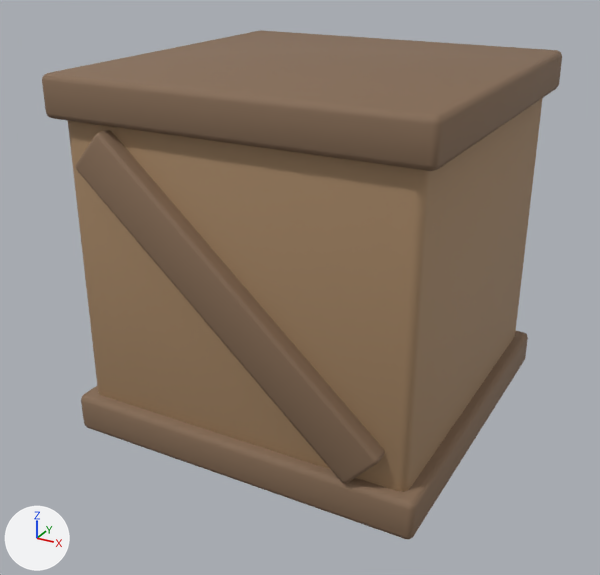
Two versions of the glTF model game/assets/models/batch1/crate.glb, one commit apart.
Before and after are seen from a 50 mm lens placed at (0.928, -1.803, 1.21), pointed at (-0.024, -0.071, 0.344). Arrows for +X, +Y and +Z are at lower left; the lights stay in place. The picture after the commit comes second. Where no turn or scale is listed for an object, it has been applied to the vertices. Vertices at exactly the same position are counted once.

The first picture shows 'CrateBody', 'DiagBrace', 'FrameBot', 'FrameTop'.
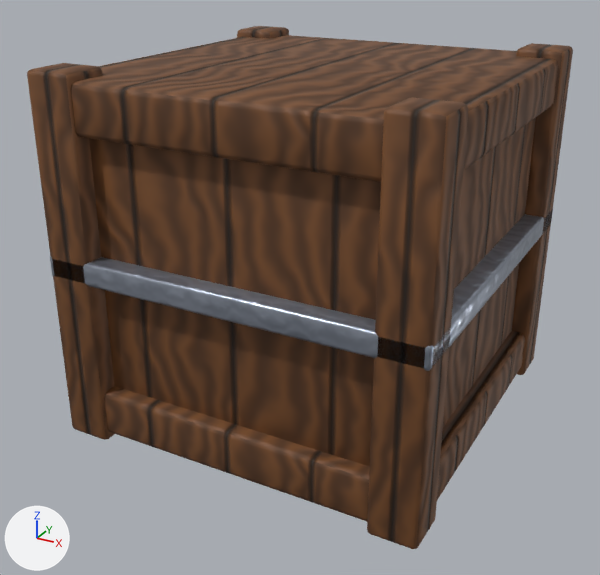
The change, as a list of edits to the scene's bpy script:
```text
Change mat_woodwarm:
    remove # nodes: BsdfPrincipled, OutputMaterial
    remove # colours: brown #a68665
    nodes: BsdfPrincipled, Mapping x3, Math, NormalMap, OutputMaterial, SeparateColor, TexImage x3, UVMap x3
    uses the picture img_aged_oak_albedo
    uses the picture img_aged_oak_normal
    uses the picture img_aged_oak_rough
Change mat_wooddark:
    remove # nodes: BsdfPrincipled, OutputMaterial
    remove # colours: brown #866c55
    nodes: BsdfPrincipled, Mapping x3, Math, NormalMap, OutputMaterial, SeparateColor, TexImage x3, UVMap x3
    uses the picture img_aged_oak_albedo
    uses the picture img_aged_oak_normal
    uses the picture img_aged_oak_rough
Add mat_irondark:
    mat_irondark = bpy.data.materials.new('IronDark')
    # uses the picture img_forged_steel_albedo
    # uses the picture img_forged_steel_normal
    # uses the picture img_forged_steel_rough
Change me_cube_001:
    remove me_cube_001.from_pydata(...)  # 56 vertices, 108 faces; spans x -0.46..0.46, y -0.46..0.46, z -0.05..0.05
    add me_cube_001.from_pydata(...)  # 56 vertices, 108 faces; spans x -0.47..0.47, y -0.47..0.47, z -0.06..0.06
    me_cube_001 part 1: 56 of 56 vertices moved; they spanned x -0.46..0.46, y -0.46..0.46, z -0.05..0.05 and now span x -0.47..0.47, y -0.47..0.47, z -0.06..0.06; mean shift (0.0, 0.0, 0.0)
Change ob_frametop:
    ob_frametop.location: (0.0, 0.0, 0.86) -> (0.0, 0.0, 0.84)
Remove ob_framebot:
    ob_framebot = bpy.data.objects.new('FrameBot', me_cube_002)
Remove ob_diagbrace:
    ob_diagbrace = bpy.data.objects.new('DiagBrace', me_cube_003)
Add ob_ironcorner:
    ob_ironcorner = bpy.data.objects.new('IronCorner', me_cube_008)  # 56 vertices, 108 faces; spans x -0.48..0.48, y -0.48..0.48, z -0.03..0.03
    ob_ironcorner.location = (0.0, 0.0, 0.46)
Add ob_post_003:
    ob_post_003 = bpy.data.objects.new('Post.003', me_cube_006)  # 56 vertices, 108 faces; spans x -0.06..0.06, y -0.06..0.06, z -0.46..0.46
    ob_post_003.location = (0.42, 0.42, 0.46)
Add ob_post_002:
    ob_post_002 = bpy.data.objects.new('Post.002', me_cube_006.copy())
    ob_post_002.location = (0.42, -0.42, 0.46)
Add ob_post_001:
    ob_post_001 = bpy.data.objects.new('Post.001', me_cube_006.copy())
    ob_post_001.location = (-0.42, 0.42, 0.46)
Add ob_post:
    ob_post = bpy.data.objects.new('Post', me_cube_006.copy())
    ob_post.location = (-0.42, -0.42, 0.46)
Add ob_craterim:
    ob_craterim = bpy.data.objects.new('CrateRim', me_cube_001_1)  # 56 vertices, 108 faces; spans x -0.47..0.47, y -0.47..0.47, z -0.06..0.06
    ob_craterim.location = (0.0, 0.0, 0.08)
```

Location of each change, [x1, y1, x2, y2] in pixels of the pictures (600 x 575 px):
'CrateBody', surface changed (darker): [89, 118, 536, 449] in both
'FrameTop', surface changed, reshaped, moved: before [42, 30, 562, 171]; after [71, 35, 558, 182]
'Post.002', added (brown): after [367, 97, 468, 549]
'DiagBrace', deleted (brown): before [75, 130, 385, 484]
'FrameBot', deleted (brown): before [81, 331, 528, 539]
'CrateRim', added (brown): after [104, 331, 525, 521]
'Post', added (brown): after [27, 63, 115, 440]
'IronCorner', added: after [50, 211, 553, 371]
'Post.003', added (brown): after [512, 43, 573, 375]
'Post.001', added (brown): after [237, 26, 289, 38]
